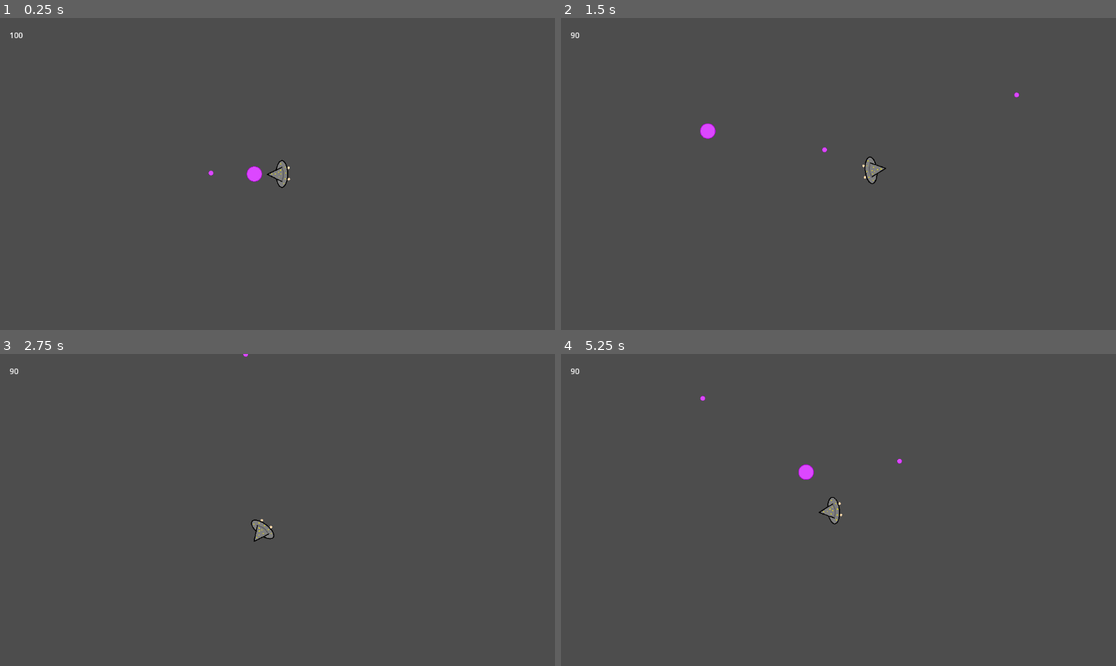
Above: before the commit, frames 1-4 (two rows, left to right).
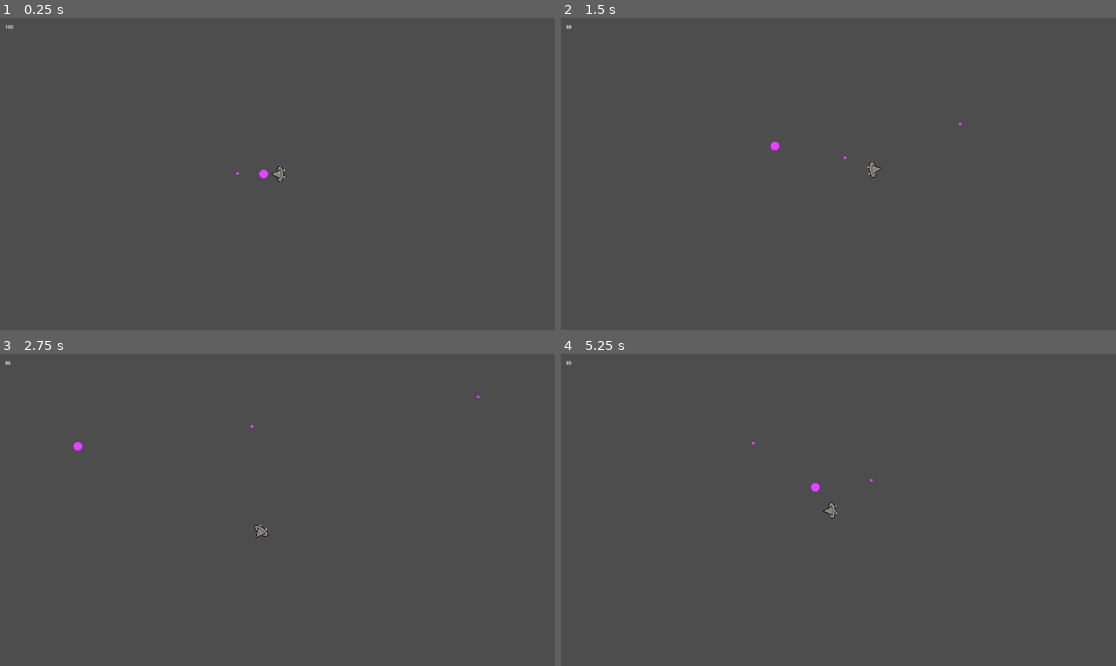
Above: after the commit, the same moments.

Repository: jackf21/Wizard-Battle
Game: Godot game, scene res://Scenes/game.tscn
Same seed, same stepped clock (60 frames per second), same inputs: the game is played once before the commit and once after it.
Inputs (mouse positions are in pixels of both pictures, inside the frame that each line leads up to):
- Up to frame 1 (0.25 s): no input
- Up to frame 2 (1.5 s): tap Enter at 0.5 s; move the mouse to (960, 158) at 0.52 s; press the mouse at (960, 158) at 0.53 s; hold D (right) 0.53-1.28 s; move the mouse to (727, 189) at 1.27 s; release the mouse at (727, 189) at 1.28 s; hold S (down) from 1.28 s (still down); click (727, 189) at 1.35 s
- Up to frame 3 (2.75 s): move the mouse to (333, 441) at 2.02 s; release S (down) at 2.03 s; press the mouse at (333, 441) at 2.03 s; hold D (right) from 2.03 s (still down)
- Up to frame 4 (5.25 s): move the mouse to (810, 572) at 2.77 s; release D (right) at 2.78 s; release the mouse at (810, 572) at 2.78 s; hold W (up) 2.78-3.53 s; click (810, 572) at 2.85 s; move the mouse to (1005, 556) at 3.52 s; press the mouse at (1005, 556) at 3.53 s; hold A (left) 3.53-5.03 s; move the mouse to (672, 463) at 4.27 s; release the mouse at (672, 463) at 4.28 s; click (672, 463) at 4.35 s; move the mouse to (866, 510) at 5.02 s; press the mouse at (866, 510) at 5.03 s; hold S (down) from 5.03 s (still down)

The runs differ from the first frame. In frame 1, 0.3% of the frame differs, in the area x 1-53%, y 2-55%; in frame 2, 0.4%, in the area x 1-83%, y 2-54%; in frame 3, 0.2%; in frame 4, 0.4%.

Commit message:
Fix camera for joe <3

Diff:
--- a/Scenes/game.tscn
+++ b/Scenes/game.tscn
@@ -1,7 +1,6 @@
-[gd_scene load_steps=6 format=3 uid="uid://clxfwlhgk63d8"]
+[gd_scene load_steps=5 format=3 uid="uid://clxfwlhgk63d8"]
 
 [ext_resource type="PackedScene" uid="uid://vgy005rvxxi" path="res://Scenes/player.tscn" id="1_ft8jb"]
-[ext_resource type="Script" path="res://Scripts/game_manager.gd" id="1_rrp21"]
 [ext_resource type="Script" path="res://Scripts/camera.gd" id="3_em3e6"]
 [ext_resource type="PackedScene" uid="uid://c6eq7fjykfrgb" path="res://Scenes/basic_projectile.tscn" id="3_k4ga8"]
 [ext_resource type="Texture2D" uid="uid://cpq1jr221tjgj" path="res://Assets/Magic Projectile.png" id="4_kiibi"]
@@ -9,7 +8,6 @@
 [node name="Node2D" type="Node2D"]
 
 [node name="Game Manager" type="Node" parent="."]
-script = ExtResource("1_rrp21")
 
 [node name="player" parent="." node_paths=PackedStringArray("health_label") instance=ExtResource("1_ft8jb")]
 projectile_scene = ExtResource("3_k4ga8")
@@ -22,15 +20,18 @@
 
 [node name="basic_projectile" parent="." instance=ExtResource("3_k4ga8")]
 position = Vector2(-288, -2)
+spell_damage_type = 1
 
 [node name="Camera2D" type="Camera2D" parent="."]
 script = ExtResource("3_em3e6")
 
 [node name="Health Number" type="Label" parent="Camera2D"]
-offset_left = -556.0
-offset_top = -300.0
-offset_right = -400.0
-offset_bottom = -277.0
+offset_left = -942.0
+offset_top = -521.0
+offset_right = -923.0
+offset_bottom = -498.0
+size_flags_horizontal = 0
+size_flags_vertical = 8
 text = "10"
 
 [connection signal="body_entered" from="basic_projectile" to="basic_projectile" method="_on_body_entered"]
--- a/Scripts/game_entity.gd
+++ b/Scripts/game_entity.gd
@@ -9,6 +9,7 @@
 var current_health: float
 var counter := 0
 var timers = {}
+var equipeed_spells: Array[Spell]
 
 func _ready():
 	current_health = max_health
--- a/Scripts/game_manager.gd
+++ /dev/null
@@ -1,4 +0,0 @@
-extends Node
-
-func _ready():
-	DisplayServer.window_set_mode(DisplayServer.WINDOW_MODE_FULLSCREEN)
--- a/project.godot
+++ b/project.godot
@@ -14,6 +14,12 @@
 run/main_scene="res://Scenes/game.tscn"
 config/features=PackedStringArray("4.2", "Forward Plus")
 config/icon="res://icon.svg"
+
+[display]
+
+window/size/viewport_width=1920
+window/size/viewport_height=1080
+window/size/mode=3
 
 [input]
 
